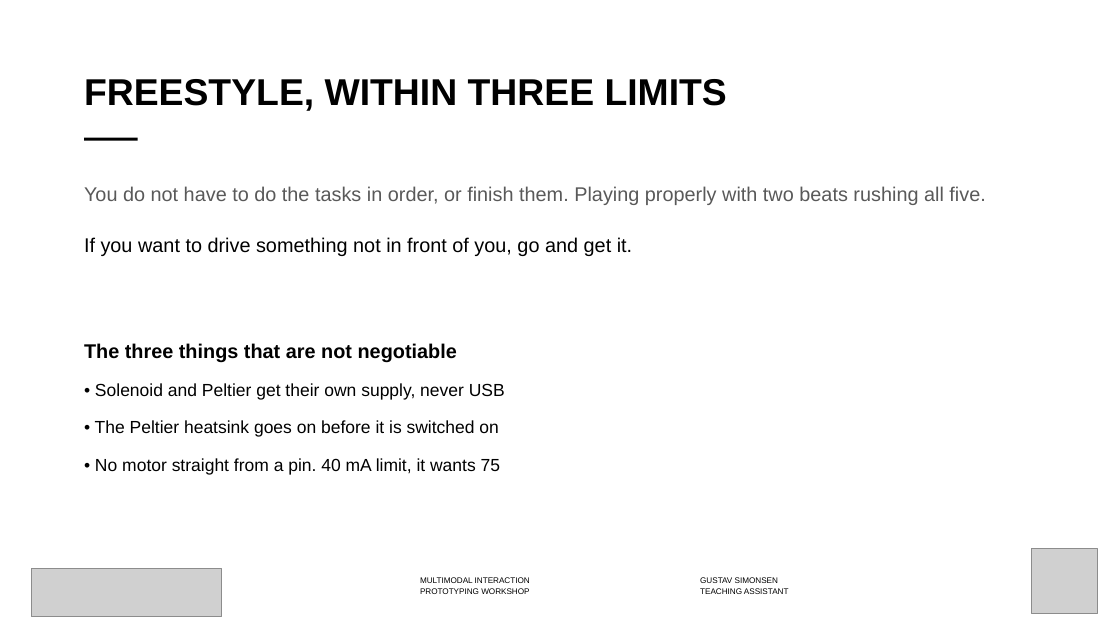
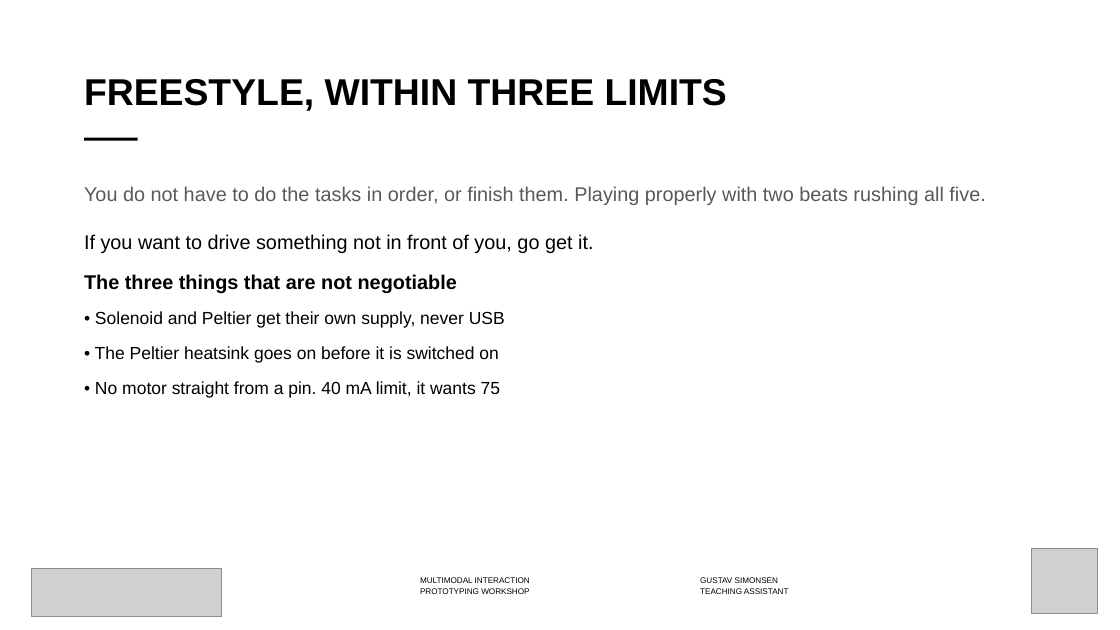
Before and after one commit to labtools-au/multimodal-actuator-workshop, a slide deck: slide 18 of docs/multimodal-actuator-workshop.pptx. Drawn at 1120x630 pixels with LibreOffice and Linux fonts; fonts in the diff are those of the drawing; grey boxes stand for pictures; background and template pictures are left out. Boxes give left, top, right and bottom in pixels: in the first picture for what was removed or moved away, otherwise in the second. Text is boxed around its words. In the diff, an @@ line names an element or a change of style, - is before the commit and + after.

```diff
--- a/docs/multimodal-actuator-workshop.pptx
+++ b/docs/multimodal-actuator-workshop.pptx
@@ text at bbox=[84, 186, 985, 398]: less space between paragraphs @@
@@ text at bbox=[84, 234, 593, 253]: text changed @@
-If you want to drive something not in front of you, go and get it.
+If you want to drive something not in front of you, go get it.
```
Also in this commit, not shown: 15 other slides changed, 9 other files.
